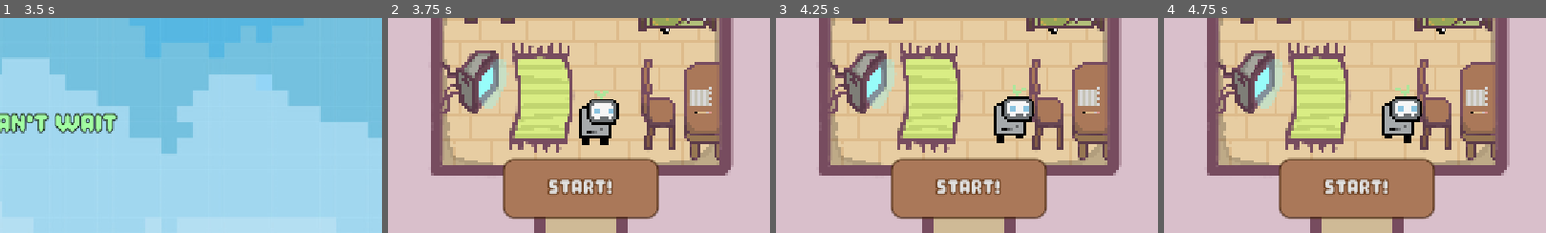
Above: before the commit, frames 1-4 (left to right).
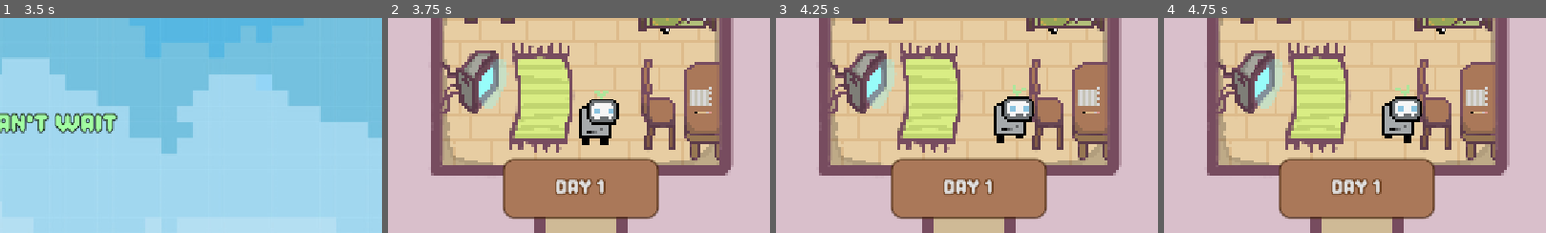
Above: after the commit, the same moments.

Repository: Ewie28/DDR
Game: Godot game, scene res://scenes/Bedroom.tscn
Two runs of this game, one before a commit and one after it. Both use one fixed random seed, a clock stepped at 60 frames per second and the inputs below. The project has no main scene, so this scene is started directly. Sound files missing from this copy of the repository are replaced by a short silence.
Inputs:
- Up to frame 1 (3.5 s): click "start!" (after the commit: "Day 1") at 0.5 s; click "start!" (after the commit: "Day 1") at 1.25 s; click "Next" at 2 s; click "Next" at 2.75 s
- Up to frame 2 (3.75 s): tap Enter at 3.5 s; hold Right (button_RIGHT) from 3.53 s (still down)
- Up to frame 3 (4.25 s): keep holding Right (button_RIGHT)
- Up to frame 4 (4.75 s): release Right (button_RIGHT) at 4.28 s; hold Down (button_DOWN) from 4.28 s (still down)
The pictures show only the part of the screen within x 25-75%, y 50-100%; the shares and areas given below are measured in that part.

Frame 1 is identical in both runs. In frame 2, 1.0% of the frame differs, in the area x 41-59%, y 74-83%; in frame 3, 1.0%; in frame 4, 1.0%.

Commit message:
Bedroom button updated
Reflects the day it is. Also disabled when game ends

Diff:
--- a/ddr/scenes/bedroom.gd
+++ b/ddr/scenes/bedroom.gd
@@ -1,20 +1,36 @@
 extends Control
 
 @onready var background_panel = $Panel
+@onready var start_button = $Button  # Adjust this if your button has a different path
 
 func _ready():
 	# Update the background based on current failure count
 	update_failure_background()
 	MusicManager.play_bedroom_music()
-
+	update_start_button()
 	# Check if we need to play a cutscene upon entering the bedroom
 	CutsceneManager.check_bedroom_entry()
 
-#to go to outside
+# Update the start button text based on the current day
+func update_start_button():
+	if start_button:
+		start_button.text = "Day " + str(Signals.current_day)
+
+# Disable the start button and change its text
+func disable_start_button():
+	start_button.text = "Game Over!"
+	start_button.disabled = true
+
+# To go to outside
 func on_start_pressed() -> void:
+	# Prevent scene transition if button is disabled
+	if start_button.disabled:
+		return
+
 	Signals.transition_scene = true
 	Signals.desired_scene = "outside"
 	change_scene()
+
 
 func change_scene():
 	if Signals.transition_scene == true:
--- a/ddr/scripts/cutscene_manager.gd
+++ b/ddr/scripts/cutscene_manager.gd
@@ -163,12 +163,17 @@
 	if has_node("/root/MusicManager"):
 		get_node("/root/MusicManager").stop_cutscene_music()  # Stop robot sound
 
-	if not is_ending:
+	var bedroom = get_tree().current_scene
+
+	if is_ending:
+		# Disable the start button for good/bad endings
+		if bedroom.has_method("disable_start_button"):
+			bedroom.disable_start_button()
+		print("Game has ended!")
+	else:
 		if Signals.missions_attempted >= Signals.MAX_MISSIONS:
 			Signals.next_day()
 		if has_node("/root/MusicManager"):
 			get_node("/root/MusicManager").play_bedroom_music()
 		if Signals.current_scene != "bedroom":
 			get_tree().change_scene_to_file("res://scenes/Bedroom.tscn")
-	else:
-		print("Game has ended!")
